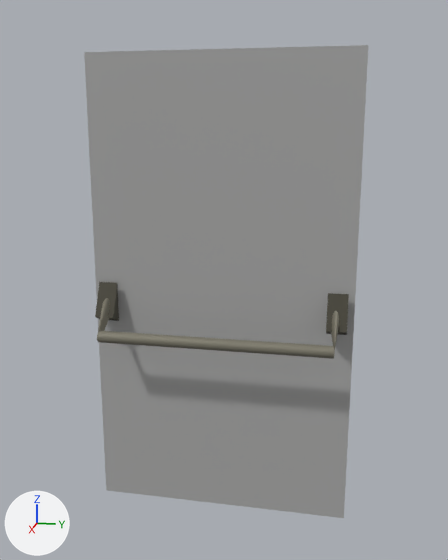
Two versions of the FBX model Final Project/Assets/Models/simpleDoor.fbx, one commit apart.
Both versions are drawn from a camera (50 mm lens) standing at (5.1, 1.04, 1.41) and looking at (0.13, 0.04, 0.16). Arrows for +X, +Y and +Z are at lower left; the lights stay in place. The picture after the commit comes second. Where no turn or scale is listed for an object, it has been applied to the vertices.
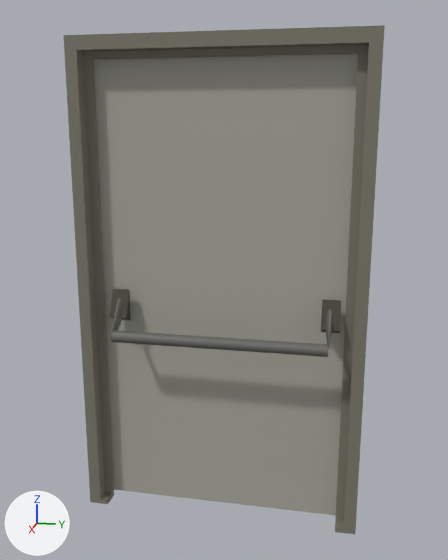
Commit message: updated doors

Pixel boxes [x1, y1, x2, y2] of what changed, in the pictures (448 x 560 px):
'Cube', moved
    before: [84, 45, 368, 518]
    after: [93, 53, 358, 515]
'Cube.004', added
    after: [63, 25, 385, 534]
'Cylinder', moved, rescaled (8% narrower)
    before: [97, 298, 339, 359]
    after: [111, 298, 333, 357]
'Cube.002', reshaped, moved, rescaled (9% narrower, 17% shorter)
    before: [95, 282, 349, 335]
    after: [110, 289, 341, 333]

Diff of the bpy script that builds the scene:
```diff
--- a/Final Project/Assets/Models/simpleDoor.fbx.py
+++ b/Final Project/Assets/Models/simpleDoor.fbx.py
@@ mat_material_003 @@
+mat_material_003 = principled_material('Material.003')
+mat_material_003.base_color = (0.216, 0.205, 0.159)  # grey #807d6f
+mat_material_003.metallic = 0.123
+mat_material_003.roughness = 0.747
@@ me_cube_004 @@
 # used by ob_cube_002; location = (-1.081, 0.0, 0.278); rotation_euler = (0.0, -0.446, 0.0), in degrees (0, -26, 0); scale = (1.0, 1.07, 1.0)
-me_cube_004.from_pydata(...)  # 12 vertices, 10 faces; spans x 0.85..1.0, y -1.0..1.0, z -1.0..-0.69
+me_cube_004.from_pydata(...)  # 12 vertices, 10 faces; spans x 0.88..1.0, y -1.0..1.0, z -1.0..-0.75
+# me_cube_004 part 1
+# 8 vertices are removed from x 0.85..1.0, y -1.0..1.0, z -1.0..-0.69
+# 10 faces are deleted
+# 8 vertices are added at x 0.88..1.0, y -1.0..1.0, z -1.0..-0.75
+# 10 new faces join them
 me_cube_004.materials.append(mat_material_001)
@@ me_cube_008 @@
+me_cube_008.from_pydata(...)  # 28 vertices, 18 faces; spans x -0.08..0.08, y -1.23..1.23, z -2.08..2.08
+me_cube_008.materials.append(mat_material_003)  # grey #807d6f
@@ ob_cube_002 @@
 ob_cube_002 = bpy.data.objects.new('Cube.002', me_cube_004)
-ob_cube_002.location = (-1.081, 0.0, 0.278)
+ob_cube_002.location = (-1.108, 0.032, 0.278)
 ob_cube_002.rotation_euler = (0.0, -0.446, 0.0)  # degrees (0, -26, 0)
-ob_cube_002.scale = (1.0, 1.07, 1.0)
+ob_cube_002.scale = (1.0, 0.984, 1.0)
@@ ob_cylinder @@
 ob_cylinder = bpy.data.objects.new('Cylinder', me_cylinder)
-ob_cylinder.location = (0.393, 0.0, -0.316)
+ob_cylinder.location = (0.366, 0.032, -0.316)
 ob_cylinder.rotation_euler = (1.571, -0.0743, 0.0)  # degrees (90, -4.3, 0)
-ob_cylinder.scale = (0.0752, 0.0752, 0.982)
+ob_cylinder.scale = (0.0752, 0.0752, 0.9)
@@ ob_cube @@
 ob_cube = bpy.data.objects.new('Cube', me_cube)
-ob_cube.location = (0.0, 0.0, 0.0)
+ob_cube.location = (-0.027, 0.0, 0.0)
@@ ob_cube_004 @@
+ob_cube_004 = bpy.data.objects.new('Cube.004', me_cube_008)
+ob_cube_004.location = (0.142, 0.0, 0.034)
```
